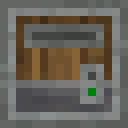
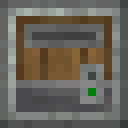
Revision of a layered 128 x 128 image; what changed, layer by layer:
added layer "Casing v0.5.1" above "Casing v0.5.0" over <box>0,0,128,128</box>
